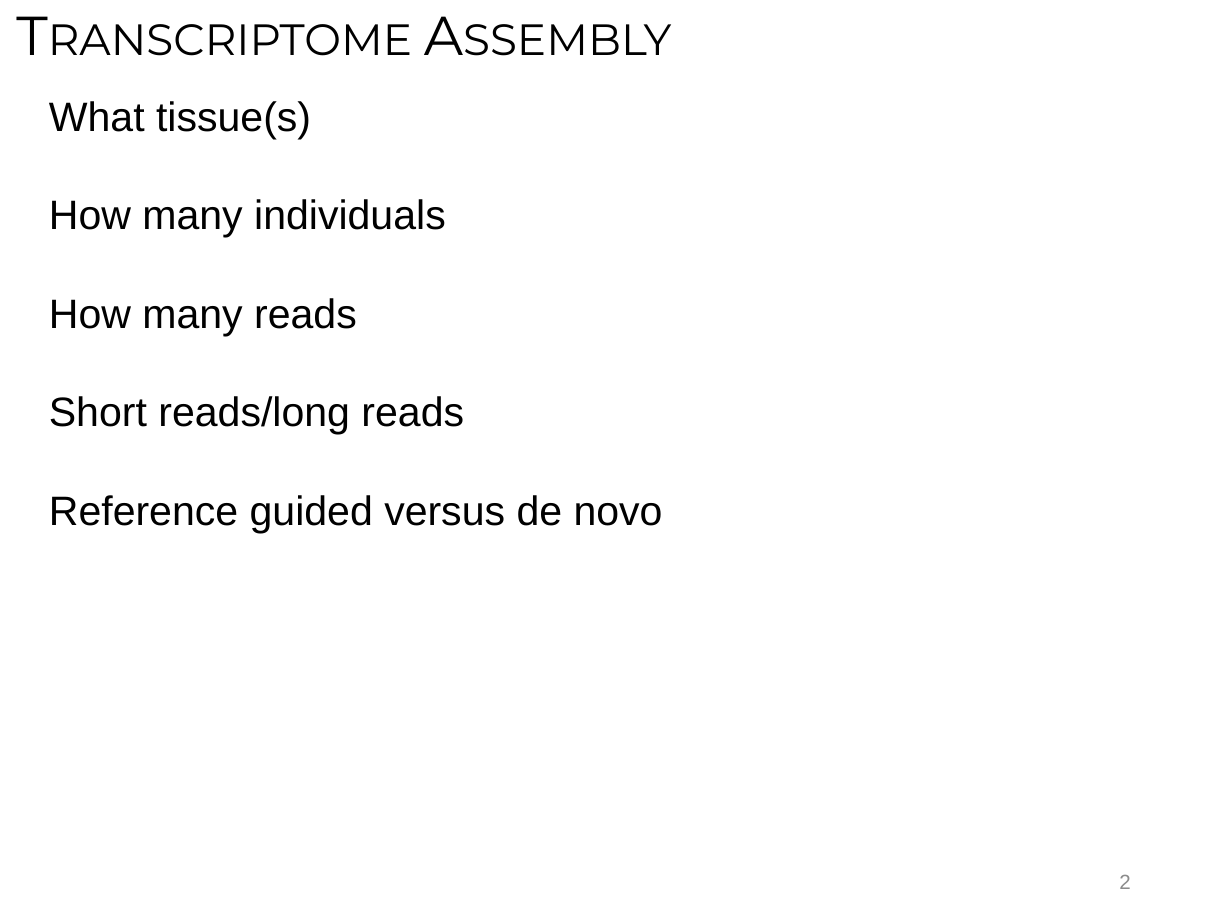
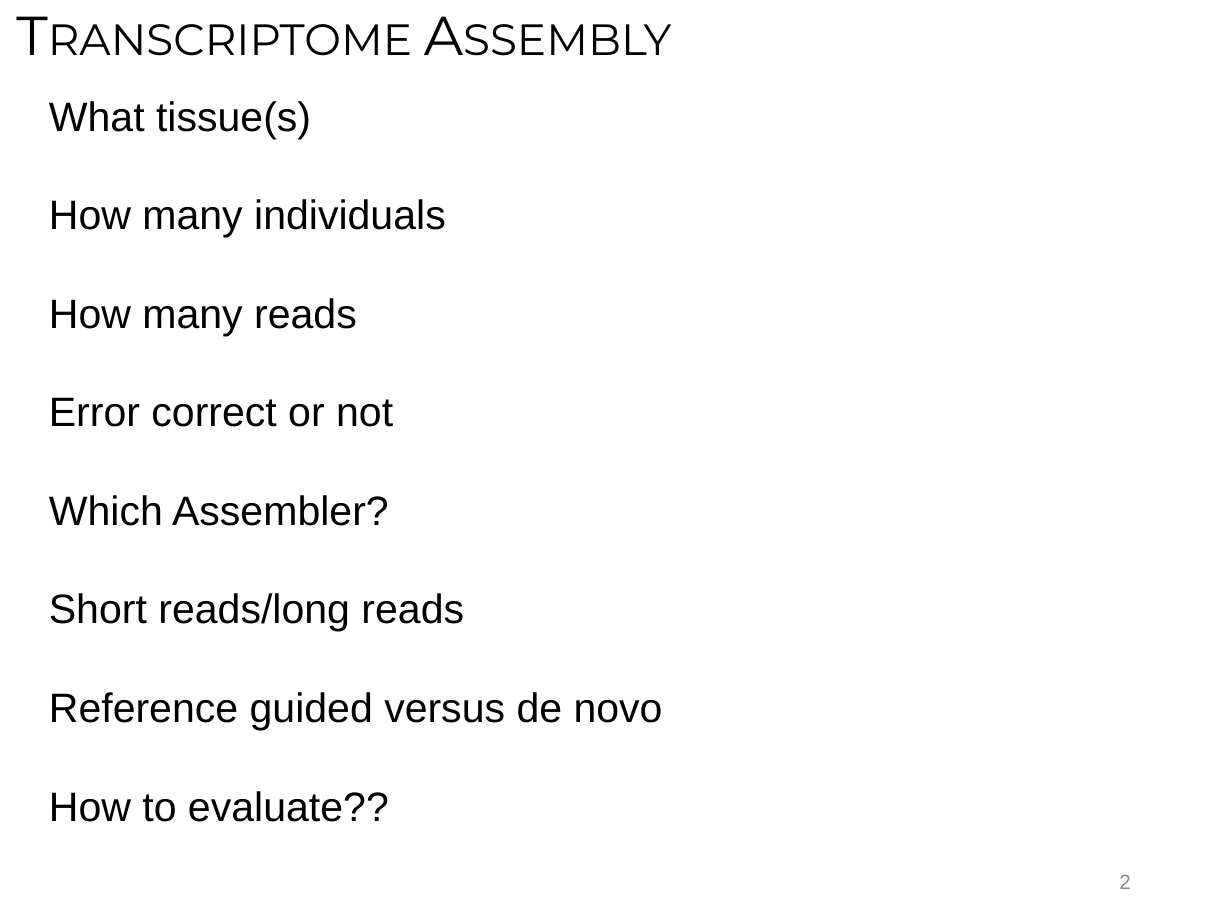
Before and after one commit to ngs-docs/angus, a slide deck: slide 2 of _static/MacManes_transcriptome.pptx. Drawn at 1232x924 pixels with LibreOffice and Linux fonts; fonts in the diff are those of the drawing. Boxes give left, top, right and bottom in pixels: in the first picture for what was removed or moved away, otherwise in the second. Text is boxed around its words. In the diff, an @@ line names an element or a change of style, - is before the commit and + after.

Commit message:
ppt update

```diff
--- a/_static/MacManes_transcriptome.pptx
+++ b/_static/MacManes_transcriptome.pptx
@@ text at [49,397,393,526]: paragraphs added @@
+Error correct or not
+Which Assembler?
@@ text at [49,791,389,822]: paragraph added @@
+How to evaluate??
```
Also in this commit, not shown: 2 other slides changed, 7 slides added, 2 slides removed.
